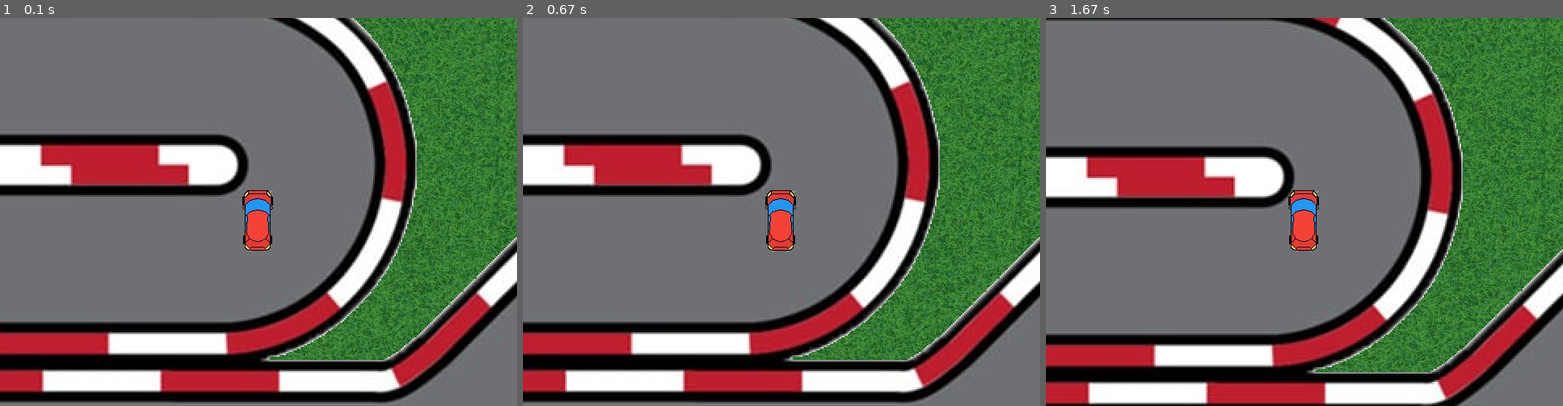
Above: before the commit, frames 1-3 (left to right).
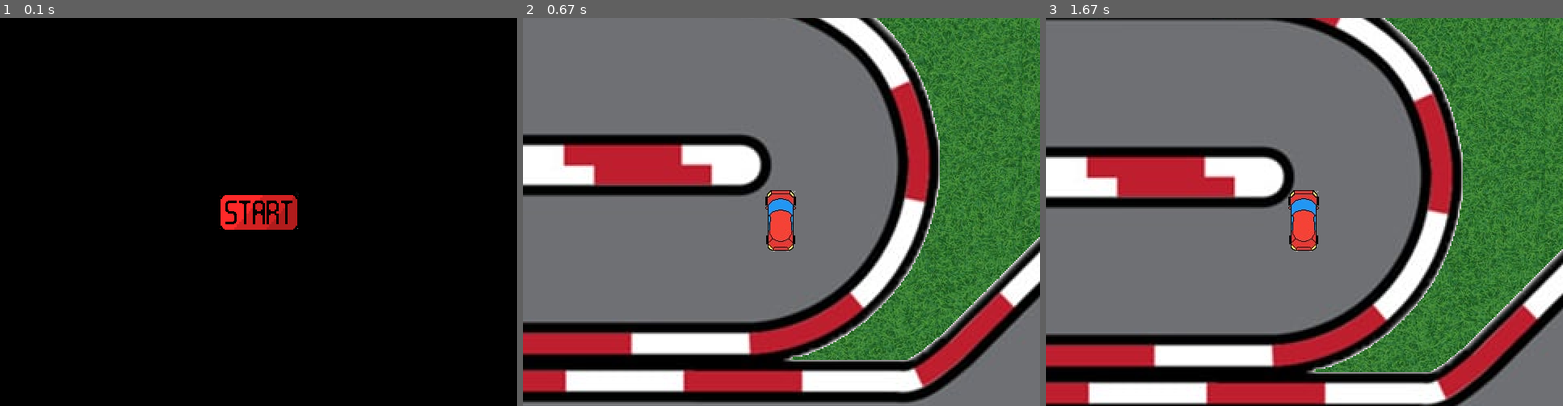
Above: after the commit, the same moments.

Repository: PiotrFurtak/Motorola
Game: pygame game, started from Main.py
The game is run twice, just before and just after one commit, with the same random seed, the same clock (stepped at 60 frames per second) and the same inputs.
Inputs (mouse positions are in pixels of both pictures, inside the frame that each line leads up to):
- Up to frame 1 (0.1 s): no input
- Up to frame 2 (0.67 s): click (781, 212) at 0.38 s
- Up to frame 3 (1.67 s): tap Space at 0.67 s; hold Up from 1.5 s (still down)

The runs differ from the first frame. In frame 1, 89% of the frame differs, in the area x 0-100%, y 0-100%; in frame 2, nothing differs; in frame 3, nothing differs.

Commit message:
Pierwszy interfejs graficzny

Diff:
--- /dev/null
+++ b/Button.py
@@ -0,0 +1,17 @@
+import pygame
+
+class Button:
+    def __init__(self,window,centreCoords,image):
+        self.window:pygame.Surface = window
+        self.centreCoords = centreCoords
+        self.image:pygame.Surface = image
+        self.rect = pygame.rect.Rect(self.image.get_rect())
+        self.rect.center = (self.centreCoords)
+
+    def isClicked(self,mousePos):
+        if self.rect.collidepoint(mousePos):
+            return True
+        return False
+
+    def draw(self):
+        self.window.blit(self.image,self.rect.topleft)
--- a/Main.py
+++ b/Main.py
@@ -1,8 +1,35 @@
 import pygame
+from sys import exit
 from Game import Game
+from Button import Button
 WINDOW_WIDTH, WINDOW_HEIGHT = (640,480)
 window = pygame.display.set_mode((WINDOW_WIDTH,WINDOW_HEIGHT))
-oGame = Game(window)
-window.fill((0,0,0))
-pygame.display.update()
-print("Hello world!")
+listOfButtons = []
+
+BUTTON = pygame.image.load("imgs/start-button.png")
+BUTTON = pygame.transform.scale(BUTTON,(100,50))
+startButton = Button(window,(320,240),BUTTON)
+
+def start_game():
+    oGame = Game(window)
+
+def main_loop():
+    while True:
+        for event in pygame.event.get():
+            if event.type == pygame.QUIT:
+                # Zakończenie działania programu
+                pygame.quit()
+                exit()
+            elif event.type == pygame.MOUSEBUTTONDOWN:
+                # Lewy przycisk myszy
+                if event.button == 1:
+                    # Sprawdź czy najechano na jakiś przycisk
+                    if startButton.isClicked(event.pos):
+                        # Uruchom grę
+                        start_game()
+
+        window.fill((0,0,0))
+        startButton.draw()
+        pygame.display.update()
+
+main_loop()
Binary file added: imgs/start-button.png
